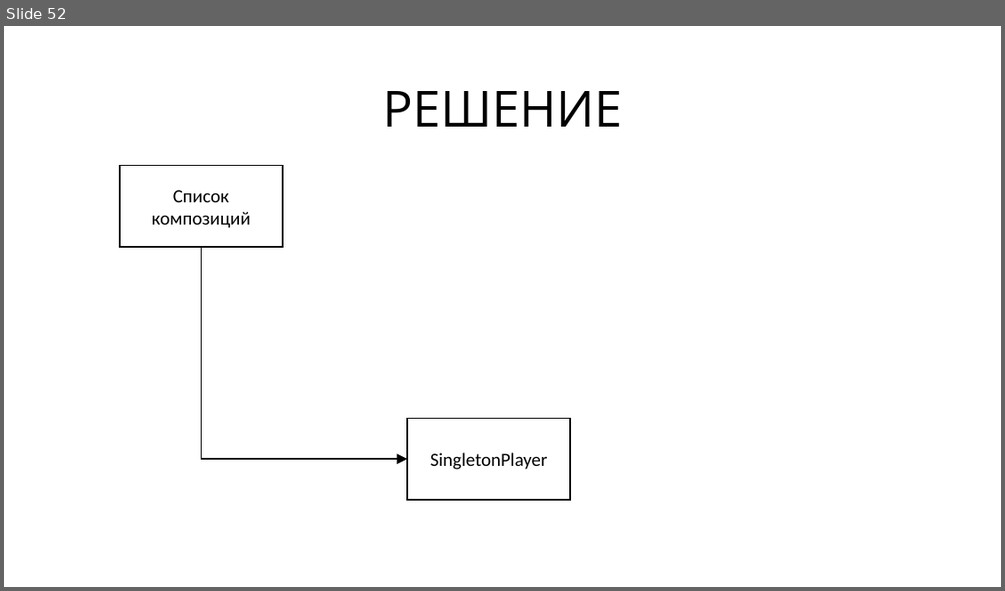
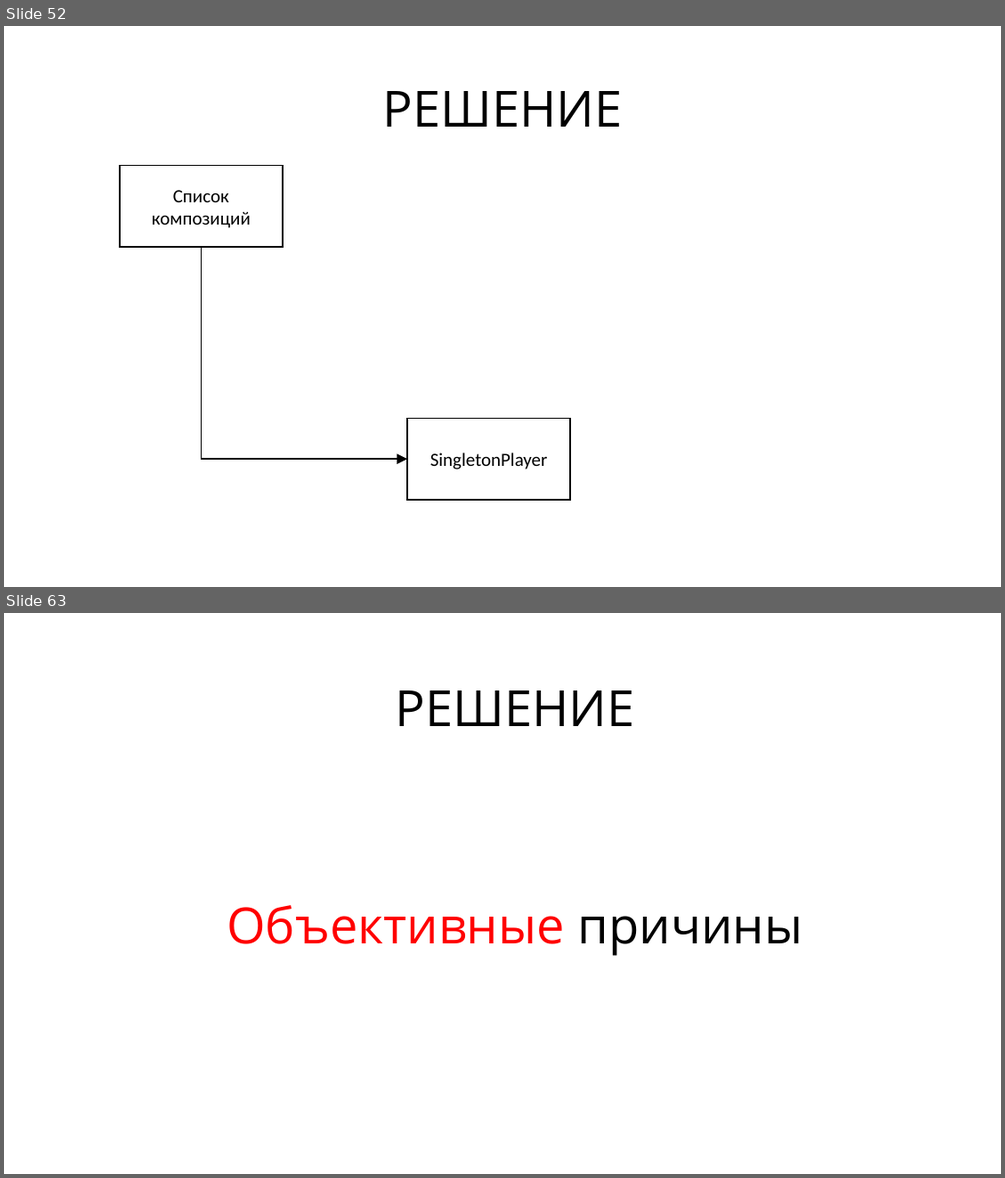
Before and after one commit to rkhaimov/brain-gym, a slide deck: Презентация.pptx. Shown one above the other, each under a label of ours: slide 52 before the commit, slides 52 and 63 after it; the slides between them are not shown. The pictures are 1005x591 and 1005x1178 pixels, drawn with LibreOffice and Linux fonts; fonts in the diff are those of the drawing. Boxes give left, top, right and bottom in pixels: in the first picture for what was removed or moved away, otherwise in the second. Text is boxed around its words. In the diff, an @@ line names an element or a change of style, - is before the commit and + after.

```diff
--- a/Презентация.pptx
+++ b/Презентация.pptx
@@ slide 63 added at (4,613,1001,1174), background #FFFFFF @@
@@ text added at (396,690,635,726), 48 pt, text #000000 @@
+РЕШЕНИЕ
@@ text added at (226,905,802,956), 48 pt, text #FF0000 @@
+Объективные причины
```
Also in this commit, not shown: 47 other slides added, 1 slide removed, 1 other file.
